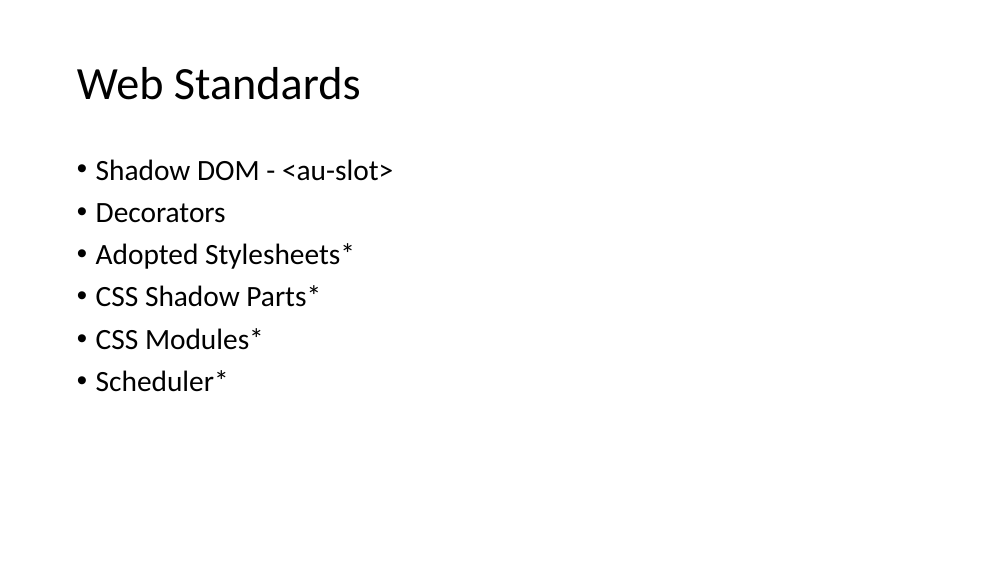
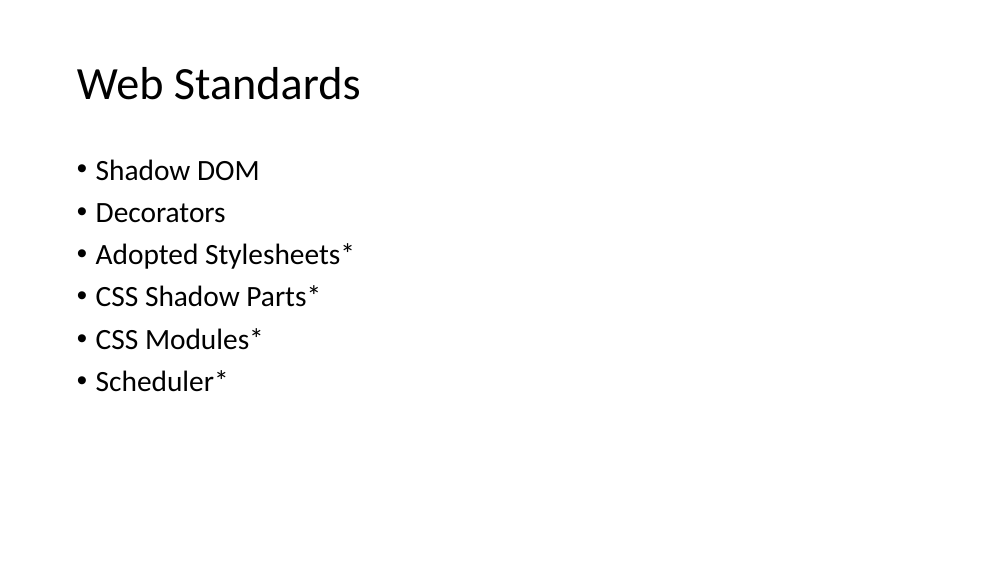
Before and after one commit to mobilemancer/aurelia2-demos, a slide deck: slide 11 of Presentations/Aurelia2 The new Hotness.pptx. Drawn at 1008x567 pixels with LibreOffice and Linux fonts; fonts in the diff are those of the drawing. Boxes give left, top, right and bottom in pixels: in the first picture for what was removed or moved away, otherwise in the second. Text is boxed around its words. In the diff, an @@ line names an element or a change of style, - is before the commit and + after.

```diff
--- a/Presentations/Aurelia2 The new Hotness.pptx
+++ b/Presentations/Aurelia2 The new Hotness.pptx
@@ text at [96,159,260,181]: text changed @@
-• Shadow DOM - <au-slot>
+• Shadow DOM
```
Also in this commit, not shown: 14 other slides changed, 1 slide added, 1 other file.
